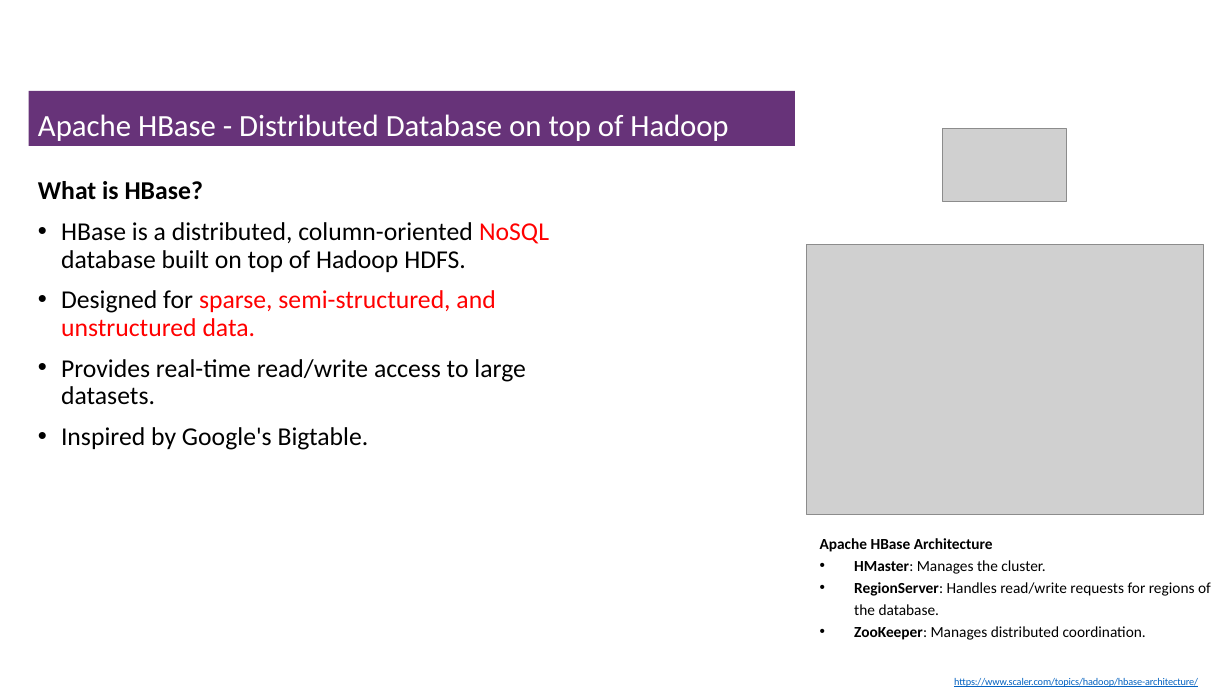
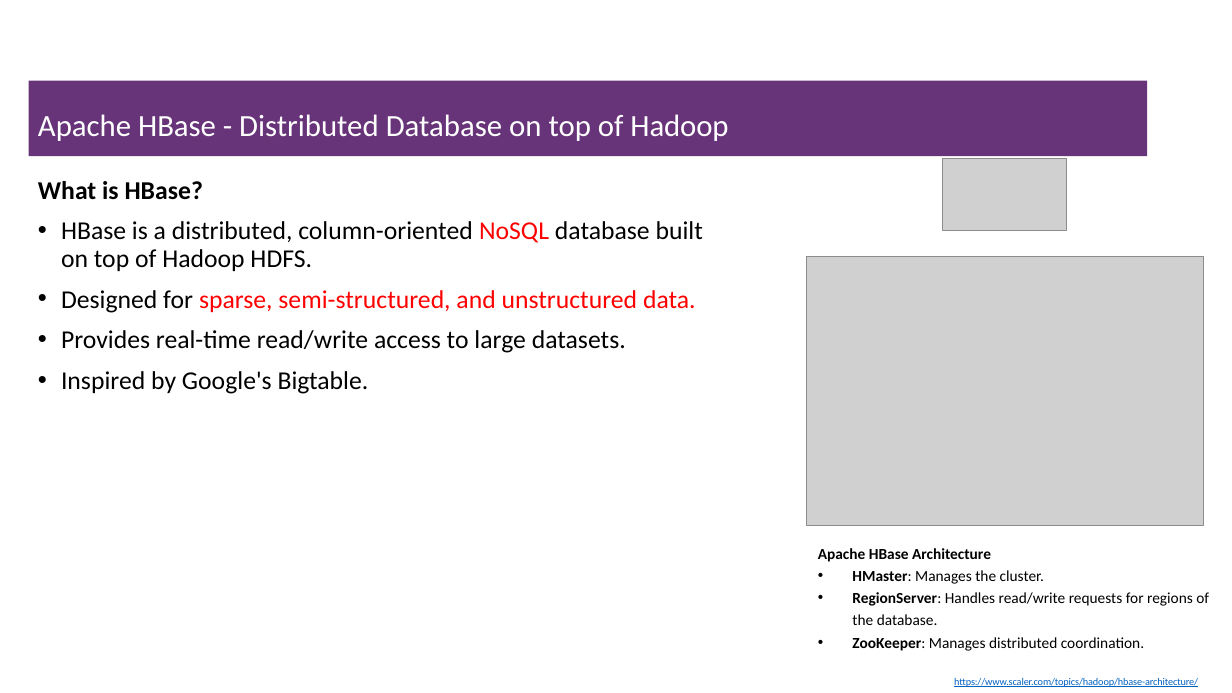
Before and after one commit to msfasha/307401-Big-Data, a slide deck: slide 15 of 20243/section_2_introduction_to_hadoop_eco_system/2-Introduction to Hadoop Eco System.pptx. Drawn at 1232x693 pixels with LibreOffice and Linux fonts; fonts in the diff are those of the drawing; grey boxes stand for pictures; background and template pictures are left out. Boxes give left, top, right and bottom in pixels: in the first picture for what was removed or moved away, otherwise in the second. Text is boxed around its words. In the diff, an @@ line names an element or a change of style, - is before the commit and + after.

Commit message:
modified hadoop echo system pptx

```diff
--- a/20243/section_2_introduction_to_hadoop_eco_system/2-Introduction to Hadoop Eco System.pptx
+++ b/20243/section_2_introduction_to_hadoop_eco_system/2-Introduction to Hadoop Eco System.pptx
@@ title "Apache HBase - Distributed Database ...": place and size @@
-title "Apache HBase - Distributed Database ..." at [29, 94, 795, 143]
+title "Apache HBase - Distributed Database ..." at [29, 80, 1148, 156]
@@ text "What is HBase?" rewrapped from [38, 181, 549, 450] to [38, 181, 703, 394] @@
@@ picture: place and size @@
-picture at [943, 128, 1067, 201]
+picture at [943, 158, 1067, 231]
@@ picture: place and size @@
-picture at [806, 245, 1203, 514]
+picture at [806, 256, 1203, 525]
@@ text "Apache HBase Architecture": place and size @@
-text "Apache HBase Architecture" at [820, 538, 1211, 640]
+text "Apache HBase Architecture" at [818, 548, 1209, 651]
```
Also in this commit, not shown: 16 other slides changed, 6 slides added, 2 slides removed, 2 other files.
